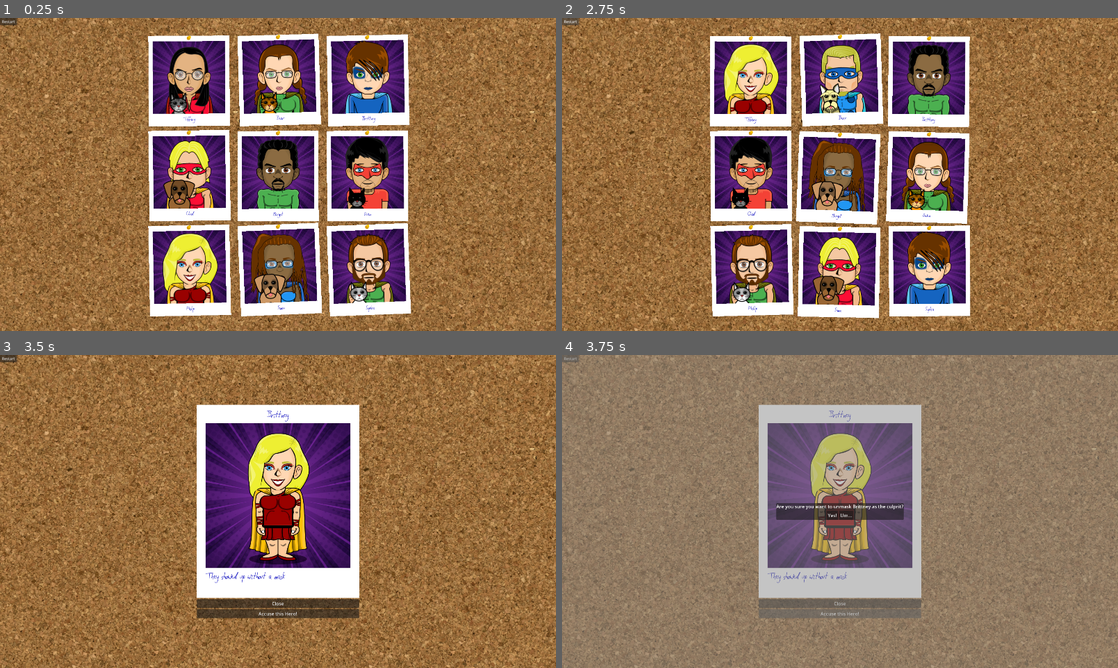
Above: before the commit, frames 1-4 (two rows, left to right).
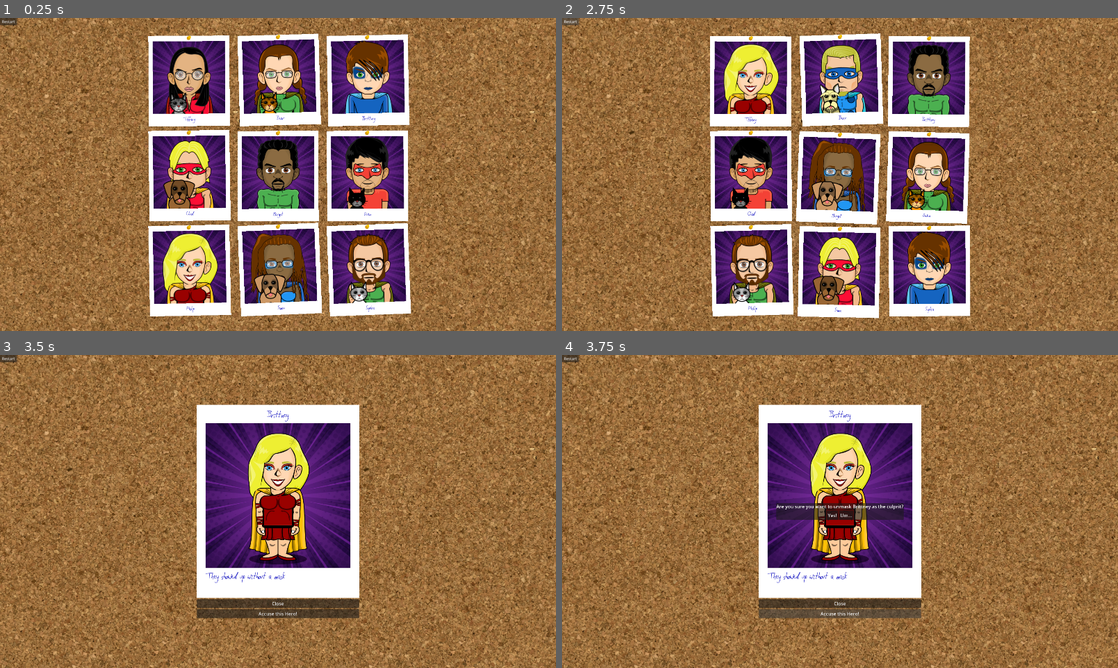
Above: after the commit, the same moments.

Repository: grapejamgames/a_hero_stole_my_wallet
Game: Godot game, scene res://main.tscn
Two runs of this game, one before a commit and one after it. Both use one fixed random seed, a clock stepped at 60 frames per second and the inputs below.
Inputs (mouse positions are in pixels of both pictures, inside the frame that each line leads up to):
- Up to frame 1 (0.25 s): no input
- Up to frame 2 (2.75 s): click "Restart" at 0.5 s; click "Restart" at 1.25 s; click "Restart" at 2 s
- Up to frame 3 (3.5 s): tap Enter at 2.75 s; move the mouse to (189, 417) at 2.77 s; click (189, 417) at 2.92 s
- Up to frame 4 (3.75 s): click "Accuse this Hero!" at 3.5 s

Frames 1-3 are identical in both runs. In frame 4, 99% of the frame differs, in the area x 0-100%, y 0-100%.

Commit message:
Added couple sounds

Diff:
--- a/a_hero_stole_my_wallet/UI/Scenes/GamePlay.tscn
+++ b/a_hero_stole_my_wallet/UI/Scenes/GamePlay.tscn
@@ -3,7 +3,7 @@
 [ext_resource type="Script" uid="uid://3qd81cpsdfnu" path="res://UI/Scripts/game_play.gd" id="1_82qy8"]
 [ext_resource type="PackedScene" uid="uid://cauvtfrainhwp" path="res://UI/Scenes/hero_headshot.tscn" id="1_wqapa"]
 [ext_resource type="Resource" uid="uid://c2mulx2tsjpuw" path="res://UI/HeroDescriptions/bear_description.tres" id="2_i2hf2"]
-[ext_resource type="PackedScene" uid="uid://c5pjhgm5hqma6" path="res://UI/Scenes/test_corkboard.tscn" id="2_vbmjt"]
+[ext_resource type="PackedScene" uid="uid://c5pjhgm5hqma6" path="res://UI/Scenes/corkboard.tscn" id="2_vbmjt"]
 [ext_resource type="Resource" uid="uid://cl5y6q110wdfb" path="res://UI/HeroDescriptions/tiffany_description.tres" id="3_82qy8"]
 [ext_resource type="Resource" uid="uid://p7s5v6sc41i8" path="res://UI/HeroDescriptions/margot_description.tres" id="3_i2hf2"]
 [ext_resource type="Resource" uid="uid://bs31333sgff6o" path="res://UI/HeroDescriptions/brittney_description.tres" id="4_0wac4"]
@@ -32,7 +32,7 @@
 size_flags_vertical = 3
 script = ExtResource("1_82qy8")
 
-[node name="Panel" parent="." unique_id=1744485310 instance=ExtResource("2_vbmjt")]
+[node name="Corkboard" parent="." unique_id=1744485310 instance=ExtResource("2_vbmjt")]
 layout_mode = 1
 
 [node name="CenterContainer" type="CenterContainer" parent="." unique_id=1885121217]
--- a/a_hero_stole_my_wallet/UI/Scenes/endgame.tscn
+++ b/a_hero_stole_my_wallet/UI/Scenes/endgame.tscn
@@ -1,6 +1,9 @@
 [gd_scene format=3 uid="uid://cxrqfx35ufmy6"]
 
 [ext_resource type="Script" uid="uid://2t5cj5pgxx3x" path="res://UI/Scripts/endgame.gd" id="1_ovokl"]
+[ext_resource type="AudioStream" uid="uid://cwp7jfkht5857" path="res://Audio/jailDoor.mp3" id="2_cxej2"]
+[ext_resource type="AudioStream" uid="uid://bhd3rw7ehni51" path="res://Audio/click.mp3" id="2_ob1pv"]
+[ext_resource type="AudioStream" uid="uid://b3jm886kyeagd" path="res://Audio/failure.mp3" id="3_fxs7e"]
 
 [node name="Endgame" type="Control" unique_id=1164739181]
 layout_mode = 3
@@ -12,6 +15,7 @@
 script = ExtResource("1_ovokl")
 
 [node name="ColorRect" type="ColorRect" parent="." unique_id=1390381345]
+visible = false
 z_index = 1
 layout_mode = 1
 anchors_preset = 15
@@ -22,6 +26,7 @@
 color = Color(0.5370987, 0.5370987, 0.5370987, 0.5)
 
 [node name="Sure" type="PanelContainer" parent="." unique_id=1025527174]
+visible = false
 z_index = 2
 layout_mode = 1
 anchors_preset = 8
@@ -59,6 +64,7 @@
 text = "Um..."
 
 [node name="Congrats" type="PanelContainer" parent="." unique_id=4811167]
+visible = false
 z_index = 2
 layout_mode = 1
 anchors_preset = 8
@@ -118,5 +124,14 @@
 layout_mode = 2
 text = "You failed to unmask the true villan."
 
+[node name="Click" type="AudioStreamPlayer" parent="." unique_id=1268364884]
+stream = ExtResource("2_ob1pv")
+
+[node name="Failure" type="AudioStreamPlayer" parent="." unique_id=1564896072]
+stream = ExtResource("3_fxs7e")
+
+[node name="JailDoor" type="AudioStreamPlayer" parent="." unique_id=1969176269]
+stream = ExtResource("2_cxej2")
+
 [connection signal="pressed" from="Sure/VBoxContainer/HBoxContainer/Yes" to="." method="_on_yes_pressed"]
 [connection signal="pressed" from="Sure/VBoxContainer/HBoxContainer/No" to="." method="_on_no_pressed"]
--- a/a_hero_stole_my_wallet/UI/Scripts/endgame.gd
+++ b/a_hero_stole_my_wallet/UI/Scripts/endgame.gd
@@ -4,6 +4,7 @@
 @onready var sure_label: Label = $Sure/VBoxContainer/Sure
 @onready var fail_container: PanelContainer = $Fail
 @onready var canvas_layer_2: CanvasLayer = $".."
+@onready var click: AudioStreamPlayer = $Click
 
 
 
@@ -22,10 +23,13 @@
 
 
 func _on_yes_pressed() -> void:
+	click.play()
 	print("Yes")
+	#function to determine if you're right or wrong?
 
 
 func _on_no_pressed() -> void:
+	click.play()
 	print("No")
 	canvas_layer_2.hide()
 	sure_container.hide()
Not shown, changed: a_hero_stole_my_wallet/Audio/pageFlip.mp3.import
Not shown: 2 places in a_hero_stole_my_wallet/UI/Scenes/corkboard.tscn that only renumber resources
